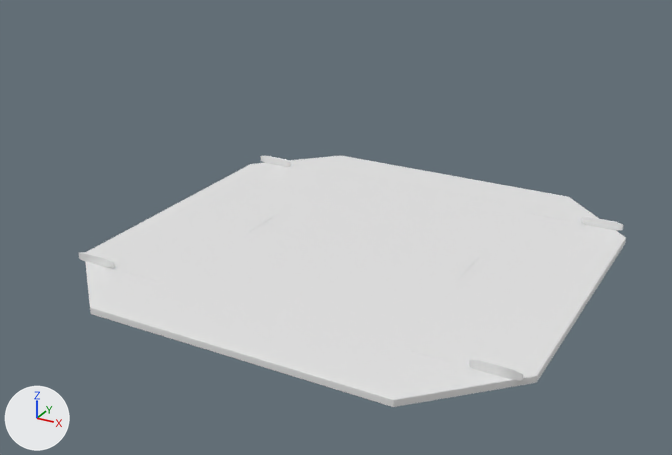
A saved change to the glTF model public/models/humanoid-arena.glb.
Rendered twice from a 50 mm lens placed at (6.77, -13.18, 6.81), pointed at (-0.15, -0.59, 0.52). Arrows for +X, +Y and +Z are at lower left; the lights stay in place. The older version comes first. Where no turn or scale is listed for an object, it has been applied to the vertices. Vertices at exactly the same position are counted once.

The first picture shows 'arena_carbon', 'arena_gunmetal', 'arena_optic' and 1 more.
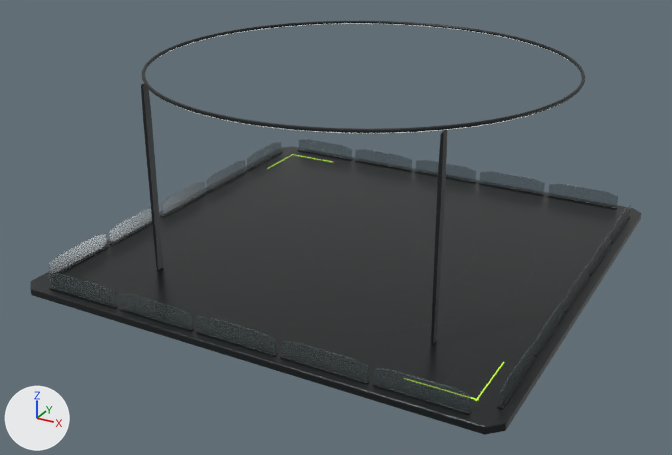
What changed in the scene script:
```text
Change me_faceted_component_housing:
    where me_faceted_component_housing.from_pydata(...)  # 48 vertices, 92 faces; spans x -4.0..4.0, y -4.0..4.0, z -0.06..0.06
    remove me_faceted_component_housing.materials.append(mat_carbon)  # white #e7e7e7
    me_faceted_component_housing part 1: all 12 vertices in x -4.0..4.0, y 2.55..2.57, z -0.06..0.06 are moved by (0.0, 1.24, 0.0)
    me_faceted_component_housing part 2: all 12 vertices in x 2.55..2.57, y -4.0..4.0, z -0.06..0.06 are moved by (1.24, 0.0, 0.0)
    add me_faceted_component_housing.materials.append(mat_deckobsidian)  # black #1d2223
Change ob_arena_carbon:
    ob_arena_carbon.location: (0.0, 0.0, -0.07) -> (0.0, 0.0, -0.06)
Remove ob_arena_gunmetal:
    ob_arena_gunmetal = bpy.data.objects.new('arena_gunmetal', me_cube_001)
Remove ob_arena_optic:
    ob_arena_optic = bpy.data.objects.new('arena_optic', me_faceted_component_housing_001)
Add ob_arena_halo:
    ob_arena_halo = bpy.data.objects.new('arena_halo', me_turned_mechanism_001)  # 768 vertices, 1536 faces; spans x -3.47..3.47, y -3.47..3.47, z -0.01..0.01; in mat_halo (grey #b3bcb6, glowing light grey #d0dad4)
    ob_arena_halo.location = (0.0, 0.0, 3.15)
Add ob_arena_graphite:
    ob_arena_graphite = bpy.data.objects.new('arena_graphite', me_faceted_component_housing_001_1)  # 1648 vertices, 3208 faces; spans x -1.0..6.72, y -7.68..0.04, z -0.02..3.2; in mat_graphite (dark grey #2d3032)
    ob_arena_graphite.location = (-2.86, 3.82, 0.01)
Add ob_arena_etch:
    ob_arena_etch = bpy.data.objects.new('arena_etch', me_etched_distance_ring)  # 888 vertices, 828 faces; spans x -3.75..3.75, y -3.75..3.75, z 0.0; in mat_etch (dark grey #484d4e)
    ob_arena_etch.location = (0.0, 0.0, 0.0)
Add ob_arena_arenaglass:
    ob_arena_arenaglass = bpy.data.objects.new('arena_arenaGlass', me_faceted_component_housing_1)  # 800 vertices, 1520 faces; spans x -0.97..6.69, y -7.65..0.01, z -0.16..0.16; in mat_arenaglass (greyish cyan #485657)
    ob_arena_arenaglass.location = (-2.86, 3.82, 0.15)
```

Changed parts and their boxes [x1, y1, x2, y2] in the pictures (672 x 455 px; the box of a moved part takes in the faces that stretch with it):
'arena_carbon', recoloured, reshaped, moved (13% wider, 15% taller): before [85, 155, 626, 407]; after [30, 146, 641, 435]
'arena_arenaGlass', added: after [49, 139, 631, 410]
'arena_graphite', added: after [49, 21, 631, 414]
'arena_optic', deleted: before [79, 156, 623, 381]
'arena_etch', added: after [77, 160, 614, 409]
'arena_halo', added: after [161, 23, 568, 133]
'arena_gunmetal', deleted: before [111, 165, 568, 372]
part 1 of me_faceted_component_housing, moved or reshaped: before [87, 155, 626, 381]; after [39, 146, 641, 429]
part 2 of me_faceted_component_housing, moved or reshaped: before [86, 156, 626, 407]; after [31, 147, 641, 435]
